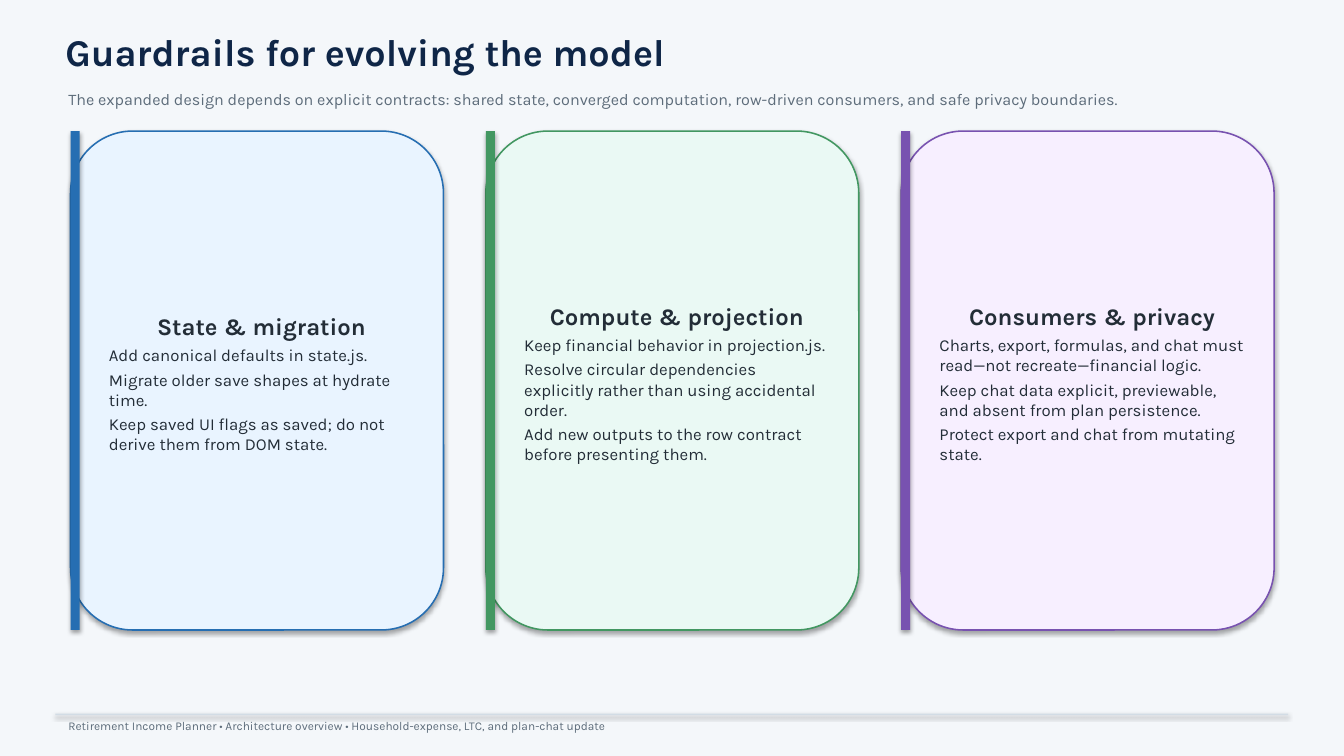
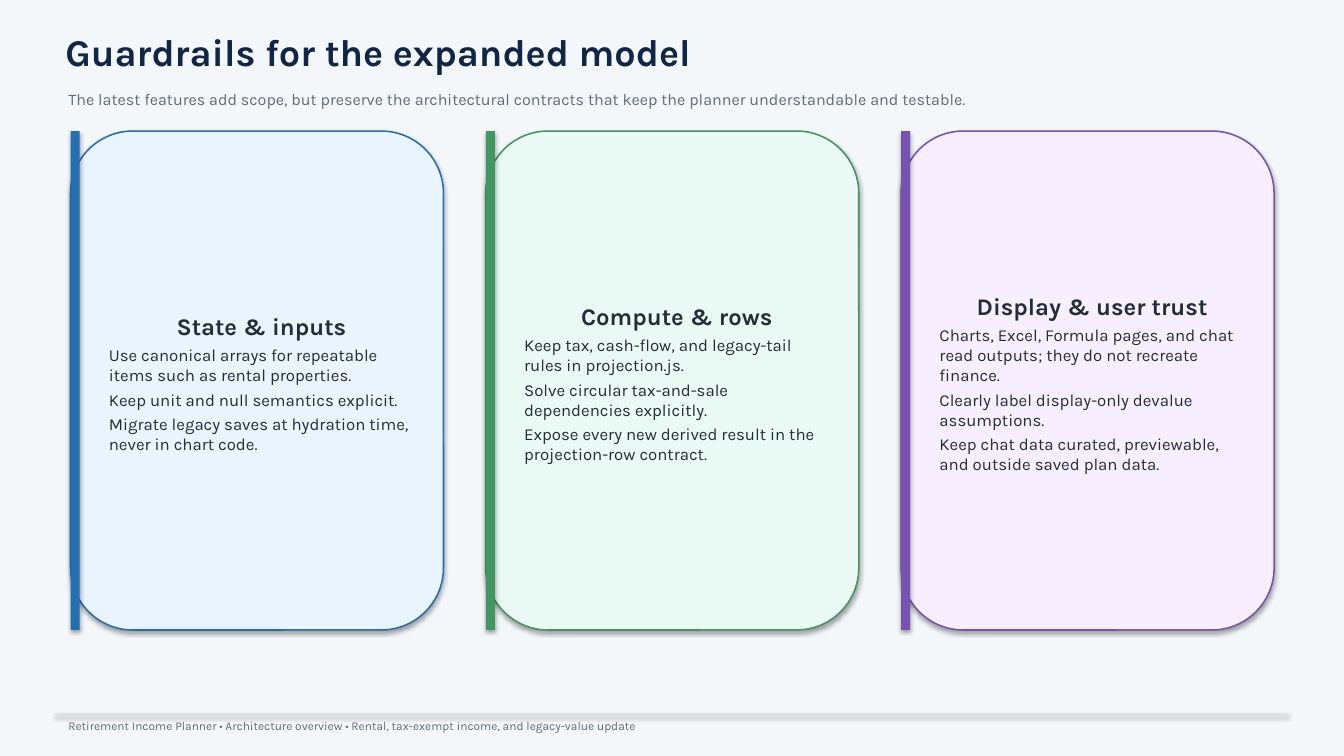
Before and after one commit to howardc64/retirefin, a slide deck: slide 11 of docs/retirement_income_planner_architecture.pptx. Drawn at 1344x756 pixels with LibreOffice and Linux fonts; fonts in the diff are those of the drawing. Boxes give left, top, right and bottom in pixels: in the first picture for what was removed or moved away, otherwise in the second. Text is boxed around its words. In the diff, an @@ line names an element or a change of style, - is before the commit and + after.

```diff
--- a/docs/retirement_income_planner_architecture.pptx
+++ b/docs/retirement_income_planner_architecture.pptx
@@ text at (65, 39, 691, 75): text changed @@
-Guardrails for evolving the model
+Guardrails for the expanded model
@@ text at (68, 94, 965, 109): text changed @@
-The expanded design depends on explicit contracts: shared state, converged computation, row-driven consumers, and safe privacy boundaries.
+The latest features add scope, but preserve the architectural contracts that keep the planner understandable and testable.
@@ text in rounded rectangle at (939, 298, 1233, 474): text changed @@
-Consumers & privacy
-Charts, export, formulas, and chat must read—not recreate—financial logic.
-Keep chat data explicit, previewable, and absent from plan persistence.
-Protect export and chat from mutating state.
+Display & user trust
+Charts, Excel, Formula pages, and chat read outputs; they do not recreate finance.
+Clearly label display-only devalue assumptions.
+Keep chat data curated, previewable, and outside saved plan data.
@@ text in rounded rectangle at (109, 318, 408, 450): text changed @@
-State & migration
-Add canonical defaults in state.js.
-Migrate older save shapes at hydrate time.
-Keep saved UI flags as saved; do not derive them from DOM state.
+State & inputs
+Use canonical arrays for repeatable items such as rental properties.
+Keep unit and null semantics explicit.
+Migrate legacy saves at hydration time, never in chart code.
@@ text in rounded rectangle at (524, 309, 814, 464): text changed @@
-Compute & projection
-Keep financial behavior in projection.js.
-Resolve circular dependencies explicitly rather than using accidental order.
-Add new outputs to the row contract before presenting them.
+Compute & rows
+Keep tax, cash-flow, and legacy-tail rules in projection.js.
+Solve circular tax-and-sale dependencies explicitly.
+Expose every new derived result in the projection-row contract.
@@ text at (68, 722, 635, 733): text changed @@
-Retirement Income Planner • Architecture overview • Household-expense, LTC, and plan-chat update
+Retirement Income Planner • Architecture overview • Rental, tax-exempt income, and legacy-value update
```
Also in this commit, not shown: 2 other slides changed, 8 slides added, 8 slides removed, 24 other files.
